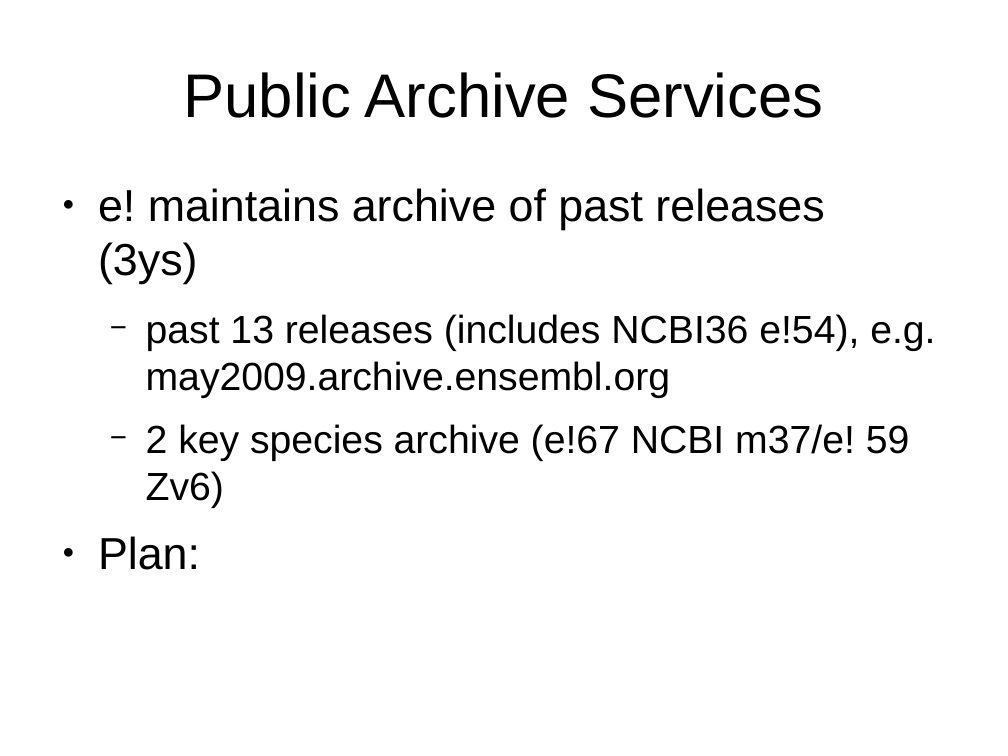
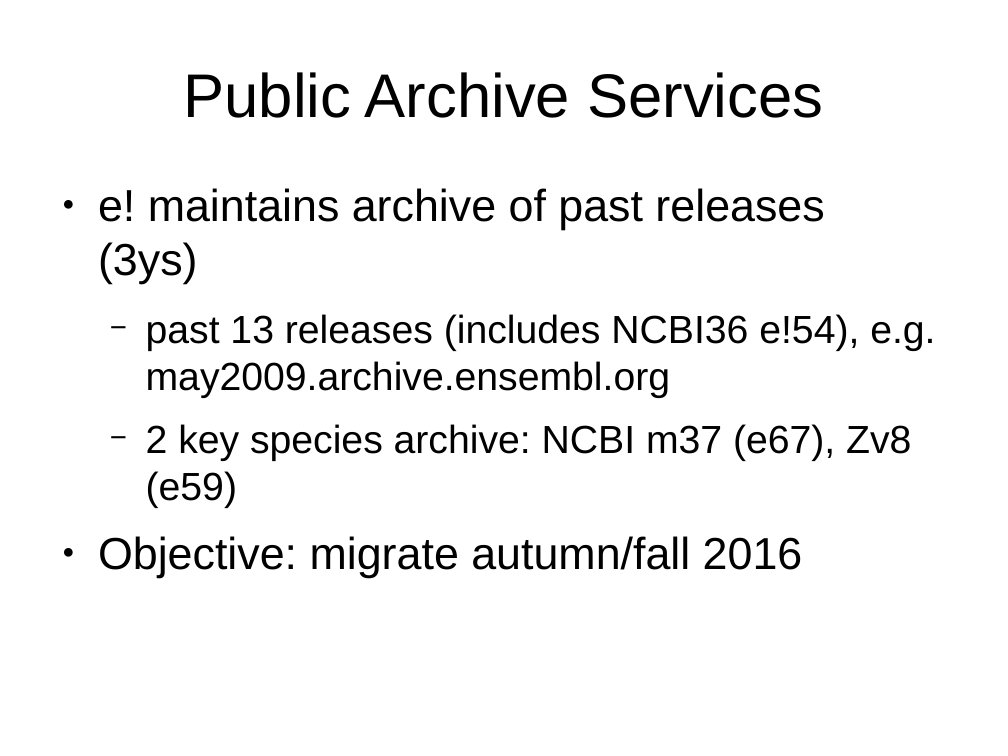
Before and after one commit to avullo/ensembl-migration-pm, a slide deck: slide 9 of data-review-10-16/talk.odp (slide 5 before the commit). Drawn at 1008x756 pixels with LibreOffice and Linux fonts; fonts in the diff are those of the drawing; background and template pictures are left out. Boxes give left, top, right and bottom in pixels: in the first picture for what was removed or moved away, otherwise in the second. Text is boxed around its words. In the diff, an @@ line names an element or a change of style, - is before the commit and + after.

Commit message:
Archives almost ready. Begin FTP section, worked on intro, includes shutdown.

```diff
--- a/data-review-10-16/talk.odp
+++ b/data-review-10-16/talk.odp
@@ text at [98,424,911,578]: text changed @@
-  − 2 key species archive (e!67 NCBI m37/e! 59 Zv6)
-● Plan:
+  − 2 key species archive: NCBI m37 (e67), Zv8 (e59)
+● Objective: migrate autumn/fall 2016
```
Also in this commit, not shown: 6 other slides changed, 6 slides added, 4 slides removed.
